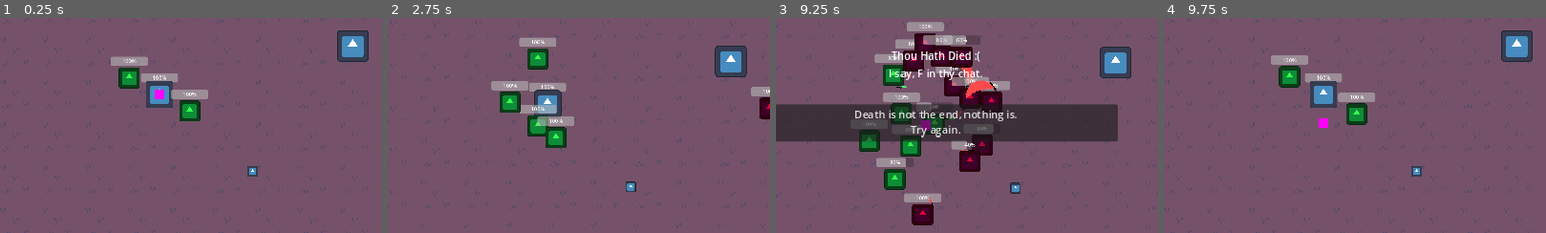
Above: before the commit, frames 1-4 (left to right).
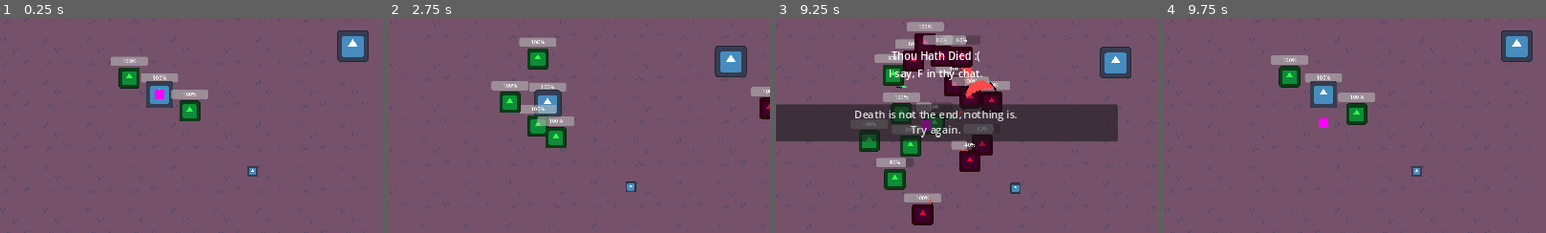
Above: after the commit, the same moments.

Repository: geekazodium/project-skeleton
Game: Godot game, scene res://scenes/game_scene.tscn
Same seed, same stepped clock (60 frames per second), same inputs: the game is played once before the commit and once after it. The engine's default icon, where the game draws it, is replaced by a stand-in: a white triangle on a blue panel in a dark square.
Inputs (mouse positions are % of the whole screen's width and height, from its top left):
- Up to frame 1 (0.25 s): no input
- Up to frame 2 (2.75 s): tap Enter (ui_accept) at 0.5, 0.77 s; move the mouse to (45, 70) at 0.52 s; hold W (move_up) 0.53-1.25 s; tap F at 0.6, 2.1 s; click (45, 70) at 0.67 s; drag from (80, 65) to (50, 48) at 1.27 s; move the mouse to (20, 35) at 2.02 s; hold S (move_down) from 2.03 s (still down)
- Up to frame 3 (9.25 s): release S (move_down) at 2.75 s; drag from (55, 50) to (74, 42) at 2.77 s; move the mouse to (35, 25) at 3.52 s; hold S (move_down) 3.53-4.25 s; tap F every 1.5 s from 3.6 to 8.1 s; tap Enter (ui_accept) at 3.77, 6.77 s; drag from (72, 45) to (43, 33) at 4.27 s; move the mouse to (30, 55) at 5.02 s; hold W (move_up) 5.03-5.75 s; click (30, 55) at 5.17 s; drag from (60, 28) to (44, 60) at 5.77 s; move the mouse to (45, 70) at 6.52 s; hold W (move_up) 6.53-7.25 s; drag from (80, 65) to (52, 47) at 7.27 s; move the mouse to (20, 35) at 8.02 s; hold S (move_down) 8.03-8.75 s; drag from (55, 50) to (42, 65) at 8.77 s
- Up to frame 4 (9.75 s): click "Death is not the end, nothing…" at 9.5 s
The pictures show only the part of the screen within x 29-79%, y 32-82%; the shares and areas given below are measured in that part.

Frames 1-2 are identical in both runs. In frame 3, less than 0.1% of the frame differs, in the area x 29-90%, y 9-97%; in frame 4, nothing differs.

Commit message:
fix: prevent minion spawining inside walls

Diff:
--- a/scenes/game_scene.tscn
+++ b/scenes/game_scene.tscn
@@ -24,6 +24,12 @@
 [ext_resource type="Resource" uid="uid://nkbtkywv7jyg" path="res://assets/dialog/test_get_upgrades.dialogue" id="21_k0lob"]
 [ext_resource type="PackedScene" uid="uid://bdn7h51hub04e" path="res://scenes/interactable/interactable_character.tscn" id="25_52tun"]
 
+[sub_resource type="CircleShape2D" id="CircleShape2D_w312m"]
+radius = 40.0
+
+[sub_resource type="CircleShape2D" id="CircleShape2D_d2dtc"]
+radius = 40.0
+
 [sub_resource type="PlaceholderTexture2D" id="PlaceholderTexture2D_2gxtp"]
 
 [sub_resource type="NavigationPolygon" id="NavigationPolygon_p68iv"]
@@ -41,8 +47,11 @@
 [node name="SpawnerRotation" type="Node2D" parent="Spawners"]
 script = ExtResource("4_ko6km")
 
-[node name="MinionSpawner" type="Node2D" parent="Spawners/SpawnerRotation" node_paths=PackedStringArray("spawn_to")]
-position = Vector2(120, 0)
+[node name="MinionSpawner" type="ShapeCast2D" parent="Spawners/SpawnerRotation" node_paths=PackedStringArray("spawn_to")]
+enabled = false
+shape = SubResource("CircleShape2D_w312m")
+target_position = Vector2(120, 0)
+collision_mask = 16
 script = ExtResource("2_qdphv")
 spawn_interval_min = 2.5
 spawn_interval_max = 2.5
@@ -50,8 +59,11 @@
 spawn_to = NodePath("../../../Minions")
 spawn_signal = "minion_spawn"
 
-[node name="MinionSpawner2" type="Node2D" parent="Spawners/SpawnerRotation" node_paths=PackedStringArray("spawn_to")]
-position = Vector2(-120, 0)
+[node name="MinionSpawner2" type="ShapeCast2D" parent="Spawners/SpawnerRotation" node_paths=PackedStringArray("spawn_to")]
+enabled = false
+shape = SubResource("CircleShape2D_d2dtc")
+target_position = Vector2(-120, 0)
+collision_mask = 16
 script = ExtResource("2_qdphv")
 spawn_interval_min = 2.5
 spawn_interval_max = 2.5
--- a/scripts/entities/spawners/entity_spawner.gd
+++ b/scripts/entities/spawners/entity_spawner.gd
@@ -1,4 +1,4 @@
-extends Node2D
+extends ShapeCast2D
 class_name EntitySpawner
 
 @export var spawn_interval_min: float = .5;
@@ -22,6 +22,9 @@
 
 func attempt_spawn():
 	var new_inst = spawn_scene.instantiate();
+	self.force_shapecast_update();
+	var spawn_position: Vector2 = self.get_closest_collision_safe_fraction() * self.target_position;
+	spawn_position = spawn_position.rotated(self.global_rotation);
 
 	var event: EntitySpawnEvent = EntitySpawnEvent.new_inst(new_inst);
 
@@ -32,7 +35,7 @@
 		if spawn_to == null:
 			self.add_child(new_inst);
 		else:
-			new_inst.global_position = self.global_position;
+			new_inst.global_position = self.global_position + spawn_position;
 			spawn_to.add_child(new_inst);
 		spawn_timer = randf_range(spawn_interval_min,spawn_interval_max);
 	event.free();
Not shown: 1 places in scenes/game_scene.tscn that only renumber resources
